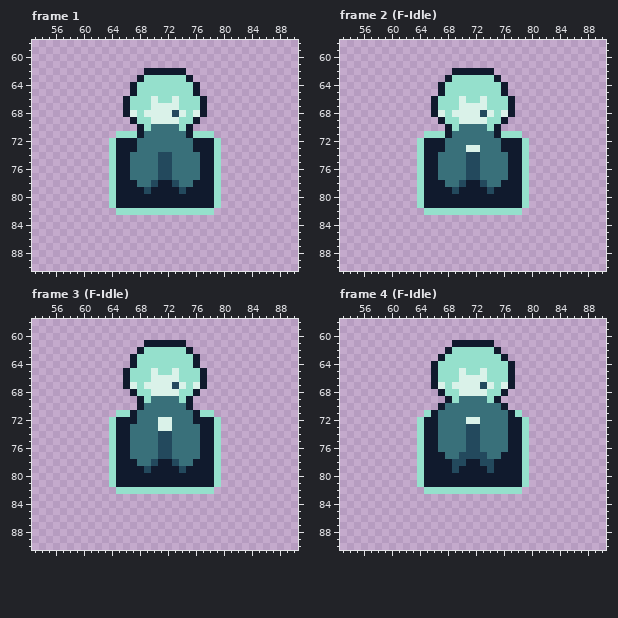
Pixel-art file: Assets/Animations/Blue Character.aseprite. The picture above is the old version.
144x144 pixels, 46 frames. Shown: frame 1: x 53..90, y 58..90; frame 2 (F-Idle): x 53..90, y 58..90; frame 3 (F-Idle): x 53..90, y 58..90; frame 4 (F-Idle): x 53..90, y 58..90. The commit also changed other frames, which this record leaves out.
The result:
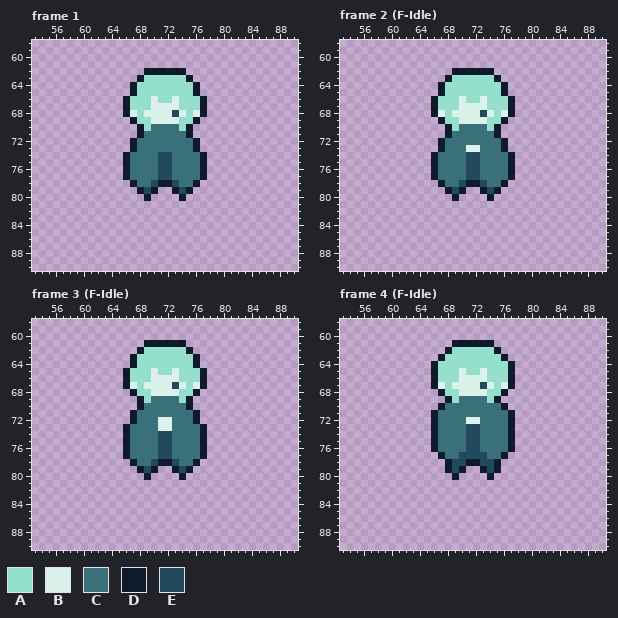
Palette (. is transparent): A #95e0cc  B #daf2e9  C #39707a  D #101a2d  E #23495d
Edits made:
layer "Shadow" now hidden
Frame 1:
y 71: x 65..67 AAA -> ...; x 76..78 AAA -> ...
y 72..73: x 64..66 ADD -> ...; x 77..79 DDA -> ...
y 74..77: x 64..65 AD -> ..; x 78..79 DA -> ..
y 78: x 64..66 ADD -> ...; x 77..79 DDA -> ...
y 79: x 64..67 ADDD -> ....; x 71..72 DD -> ..; x 76..79 DDDA -> ....
y 80: x 64..68 ADDDD -> .....; x 70..73 DDDD -> ....; x 75..79 DDDDA -> .....
y 81: x 64..79 ADDDDDDDDDDDDDDA -> ................
y 82: x 65..78 AAAAAAAAAAAAAA -> ..............
Frame 2 (F-Idle): the same change as frame 1
Frame 3 (F-Idle):
y 71: x 65..66 AA -> ..; x 77..78 AA -> ..
y 72: x 64..66 ADD -> ...; x 77..79 DDA -> ...
y 73..77: x 64..65 AD -> ..; x 78..79 DA -> ..
y 78: x 64..66 ADD -> ...; x 77..79 DDA -> ...
y 79: x 64..67 ADDD -> ....; x 71..72 DD -> ..; x 76..79 DDDA -> ....
y 80: x 64..68 ADDDD -> .....; x 70..73 DDDD -> ....; x 75..79 DDDDA -> .....
y 81: x 64..79 ADDDDDDDDDDDDDDA -> ................
y 82: x 65..78 AAAAAAAAAAAAAA -> ..............
Frame 4 (F-Idle):
y 71: x 65 A -> .; x 78 A -> .
y 72..76: x 64..65 AD -> ..; x 78..79 DA -> ..
y 77: x 64..66 ADD -> ...; x 77..79 DDA -> ...
y 78: x 64..67 ADDD -> ....; x 76..79 DDDA -> ....
y 79: x 64..67 ADDD -> ....; x 71..72 DD -> ..; x 76..79 DDDA -> ....
y 80: x 64..68 ADDDD -> .....; x 70..73 DDDD -> ....; x 75..79 DDDDA -> .....
y 81: x 64..79 ADDDDDDDDDDDDDDA -> ................
y 82: x 65..78 AAAAAAAAAAAAAA -> ..............
Changed places in both pictures, as pixel boxes (x1, y1, x2, y2):
erased: (109, 131, 221, 215)
erased: (417, 131, 529, 215)
erased: (109, 410, 221, 494)
erased: (417, 410, 529, 494)
